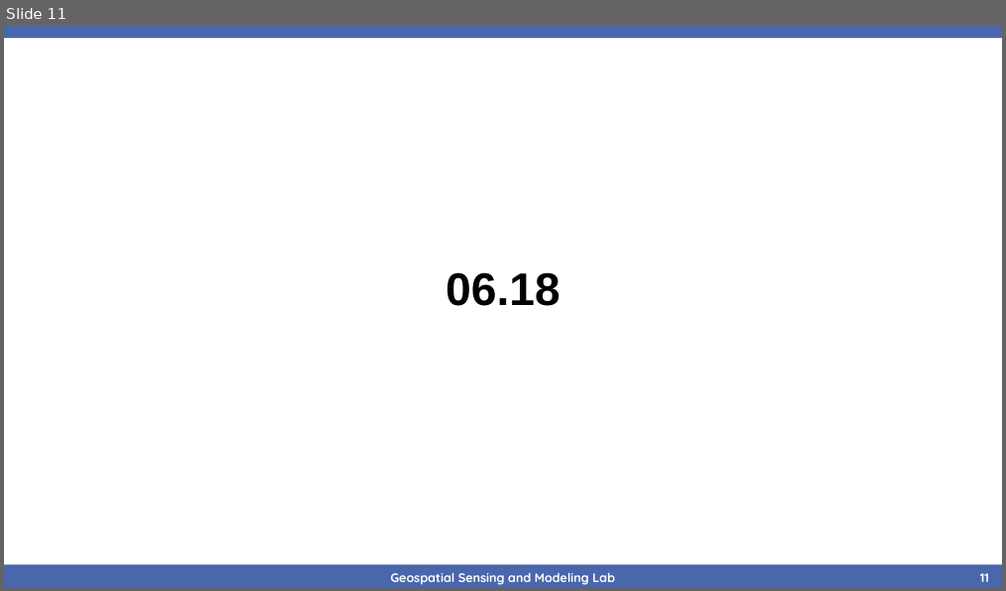
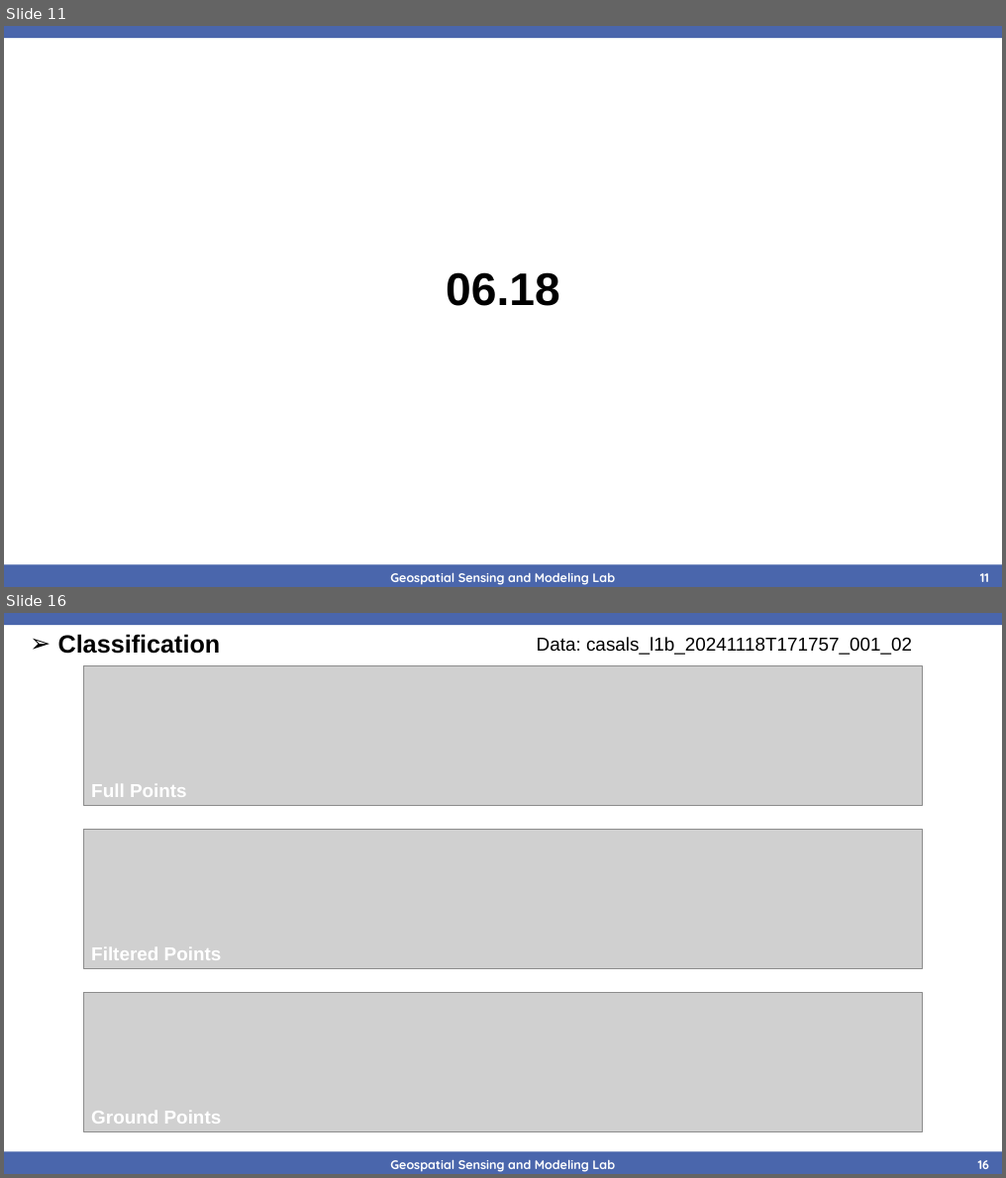
Before and after one commit to jgzhong99/CASALS, a slide deck: CASALS.pptx. Shown one above the other, each under a label of ours: slide 11 before the commit, slides 11 and 16 after it; the slides between them are not shown. The pictures are 1006x591 and 1006x1178 pixels, drawn with LibreOffice and Linux fonts; fonts in the diff are those of the drawing; grey boxes stand for pictures; background and template pictures are left out. Boxes give left, top, right and bottom in pixels: in the first picture for what was removed or moved away, otherwise in the second. Text is boxed around its words. In the diff, an @@ line names an element or a change of style, - is before the commit and + after.

```diff
--- a/CASALS.pptx
+++ b/CASALS.pptx
@@ slide 16 added at [4, 613, 1002, 1174], background #FFFFFF; not listed: 4 template elements that a slide beside it also shows @@
@@ text added at [58, 634, 221, 654], 24 pt, text #000000, bold @@
+➢ Classification
@@ text added at [537, 637, 912, 655], 18 pt, text #000000 @@
+Data: casals_l1b_20241118T171757_001_02
@@ picture added at [84, 666, 923, 806] @@
@@ text added at [91, 784, 187, 797], 18 pt, text #FFFFFF, bold @@
+Full Points
@@ picture added at [84, 830, 923, 969] @@
@@ text added at [91, 948, 222, 960], 18 pt, text #FFFFFF, bold @@
+Filtered Points
@@ picture added at [84, 992, 923, 1133] @@
@@ text added at [91, 1111, 222, 1124], 18 pt, text #FFFFFF, bold @@
+Ground Points
```
Also in this commit, not shown: 3 slides changed, 2 other slides added, 3 slides removed, 21 other files.
